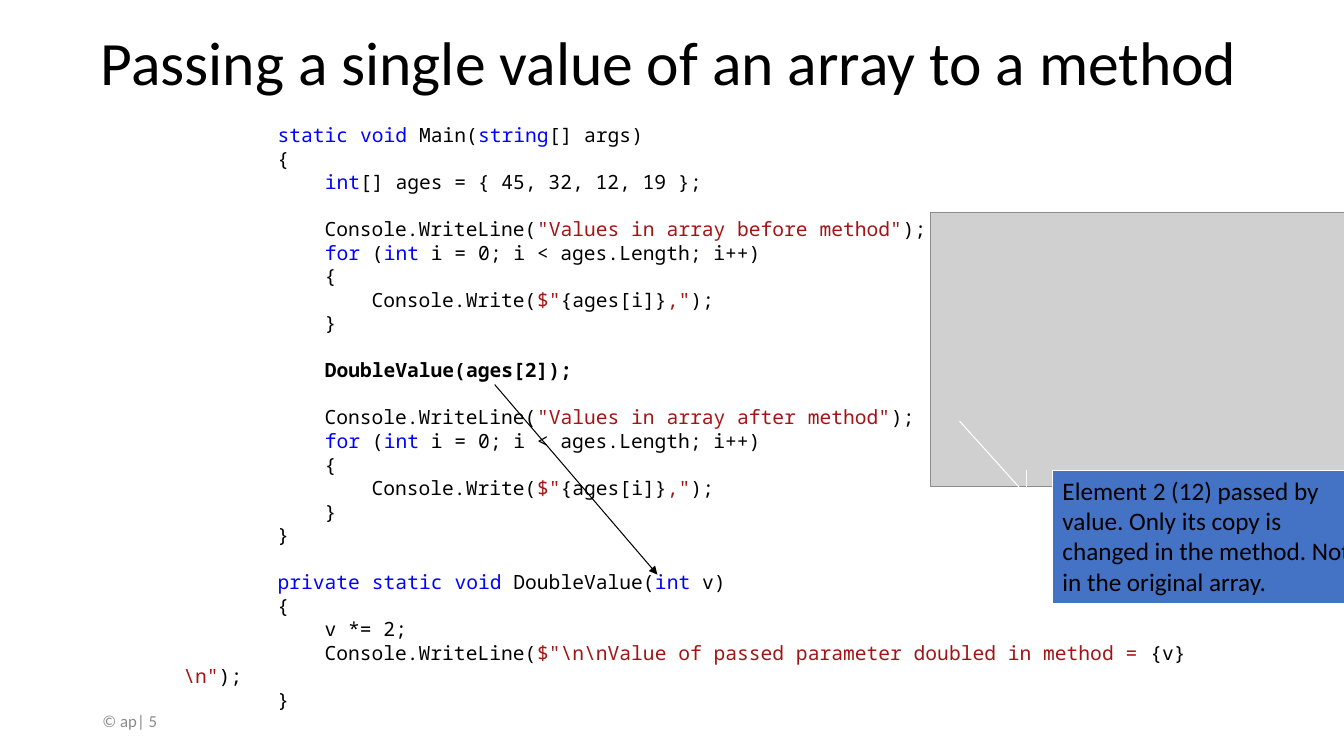
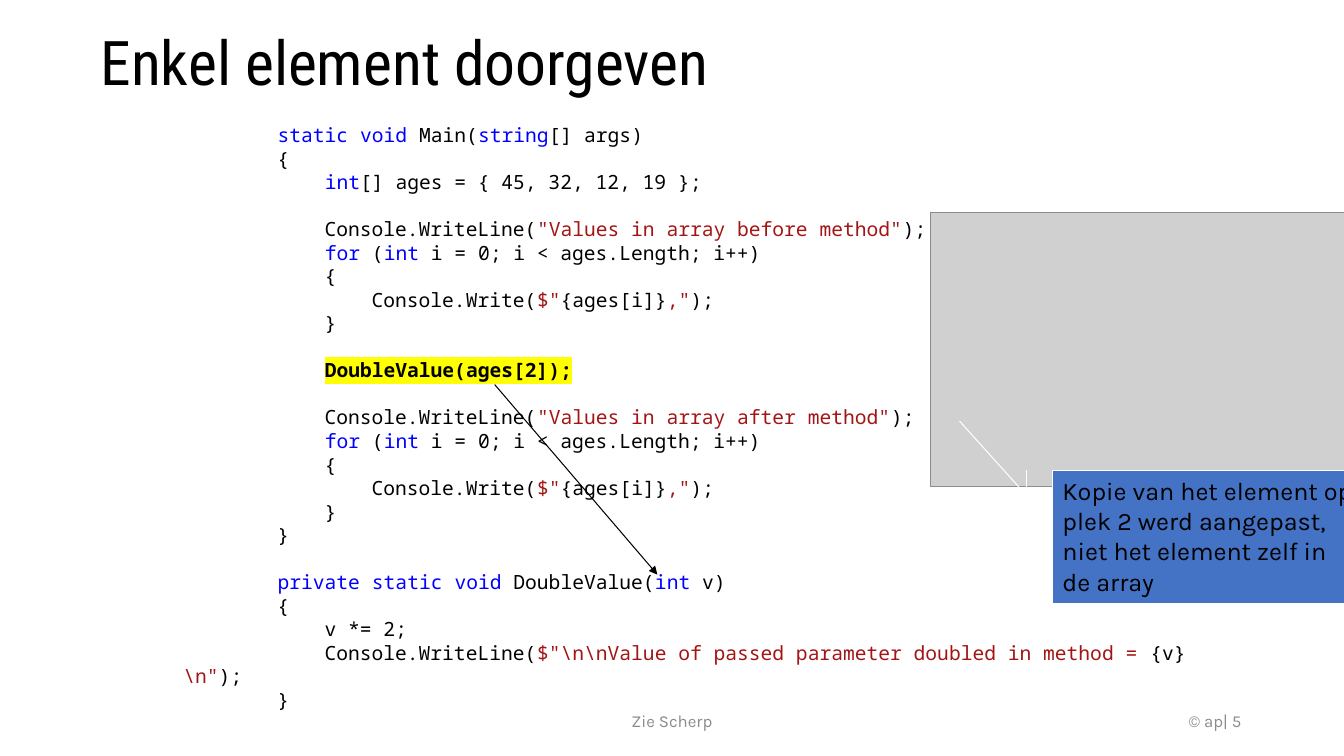
Before and after one commit to timdams/csharpbook, a slide deck: slide 5 of _SLIDES/2020/H8-Arrays/6c_arrays in methoden_mutidim.pptx. Drawn at 1344x756 pixels with LibreOffice and Linux fonts; fonts in the diff are those of the drawing; grey boxes stand for pictures; background and template pictures are left out. Boxes give left, top, right and bottom in pixels: in the first picture for what was removed or moved away, otherwise in the second. Text is boxed around its words. In the diff, an @@ line names an element or a change of style, - is before the commit and + after.

```diff
--- a/_SLIDES/2020/H8-Arrays/6c_arrays in methoden_mutidim.pptx
+++ b/_SLIDES/2020/H8-Arrays/6c_arrays in methoden_mutidim.pptx
@@ title at (101, 38, 708, 98): text changed; font Calibri to Roboto Condensed @@
-Passing a single value of an array to a method
+Enkel element doorgeven
@@ text at (325, 362, 572, 382): highlight none to #FFFF00 in "DoubleValue(ages[2]);" @@
@@ text in accent border callout at (1062, 482, 1344, 597): text changed; font Calibri to Karla @@
-Element 2 (12) passed by value. Only its copy is changed in the method. Not in the original array.
+Kopie van het element op plek 2 werd aangepast, niet het element zelf in de array
@@ text added at (631, 715, 712, 731), 12 pt, text #8C8C8C @@
+Zie Scherp
@@ page number: place and size @@
-page number at (120, 715, 157, 730)
+page number at (1204, 714, 1241, 731)
@@ page number at (1204, 714, 1241, 731): font Calibri to Karla; alignment left to right @@
```
Also in this commit, not shown: 32 other slides changed, 12 slides added, 9 slides removed, 10 other files.
